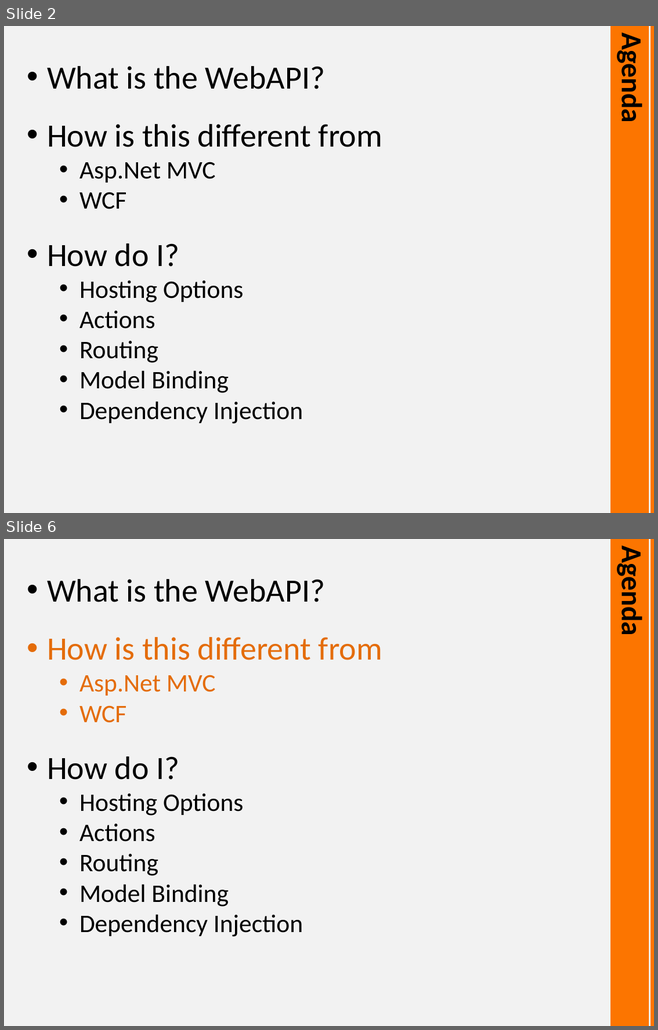
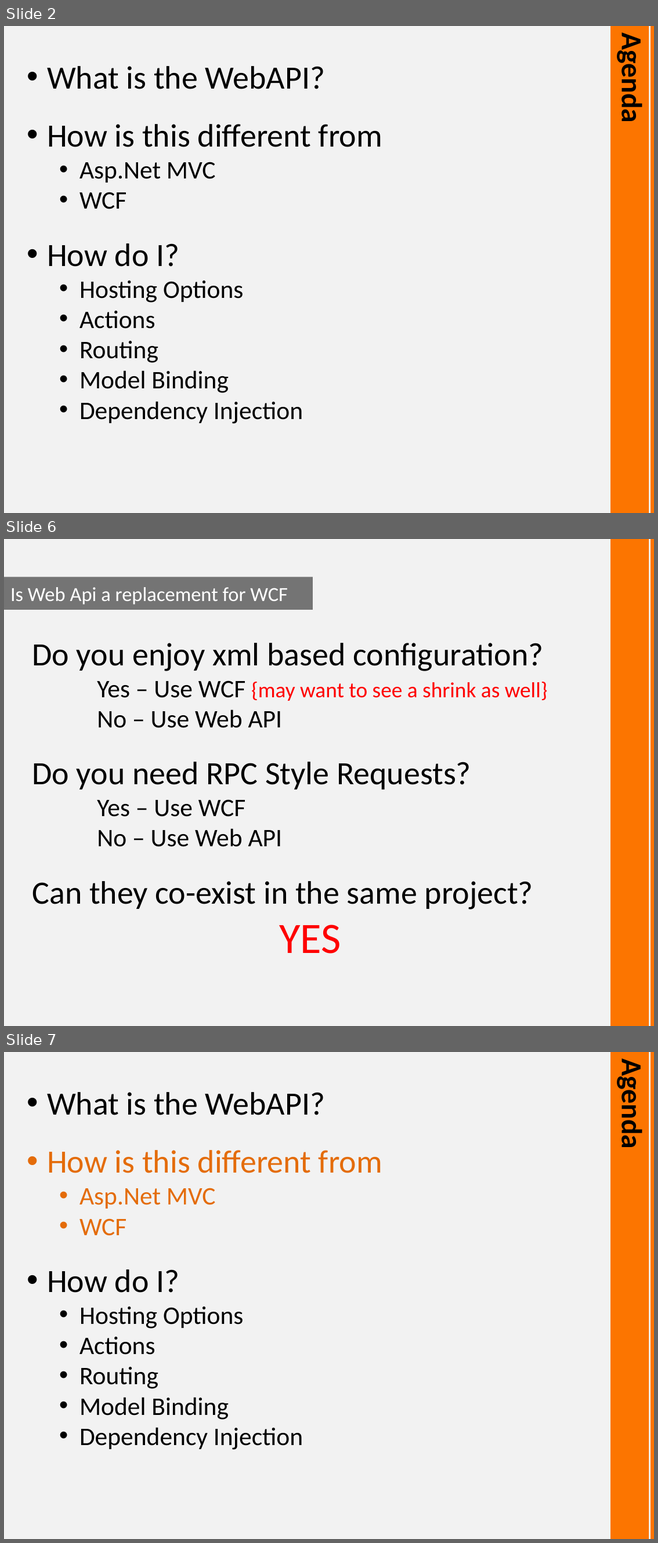
Before and after one commit to derikwhittaker/Demo.WebApi, a slide deck: Demo.WebApi.pptx. Shown one above the other, each under a label of ours: slides 2 and 6 before the commit, slides 2, 6 and 7 after it; the slides between them are not shown. The pictures are 658x1030 and 658x1543 pixels, drawn with LibreOffice and Linux fonts; fonts in the diff are those of the drawing. Boxes give left, top, right and bottom in pixels: in the first picture for what was removed or moved away, otherwise in the second. Text is boxed around its words. In the diff, an @@ line names an element or a change of style, - is before the commit and + after.

```diff
--- a/Demo.WebApi.pptx
+++ b/Demo.WebApi.pptx
@@ slide 6 added at (x1=4, y1=539, x2=654, y2=1026), background #F2F2F2; not listed: 2 template elements that a slide beside it also shows @@
@@ rectangle added at (x1=4, y1=577, x2=313, y2=609), fill #0D0D0D at 55% opacity, 22.2 pt, text #FFFFFF @@
+Is Web Api a replacement for WCF
@@ text added at (x1=32, y1=643, x2=547, y2=954), 36 pt, text #000000 @@
+Do you enjoy xml based configuration?
+Yes – Use WCF {may want to see a shrink as well}
+No – Use Web API
+Do you need RPC Style Requests?
+Yes – Use WCF
+No – Use Web API
+Can they co-exist in the same project?
+YES
@@ what was slide 6 is now slide 7 @@
```
Also in this commit, not shown: 10 slides changed, 2 other slides added.
